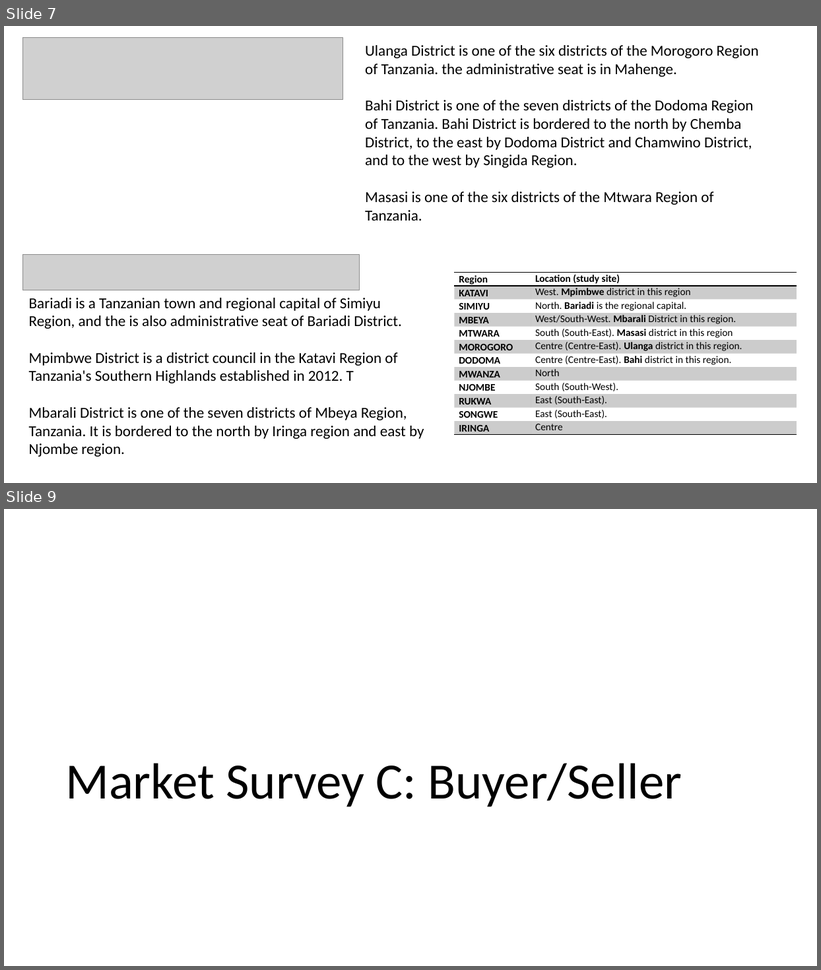
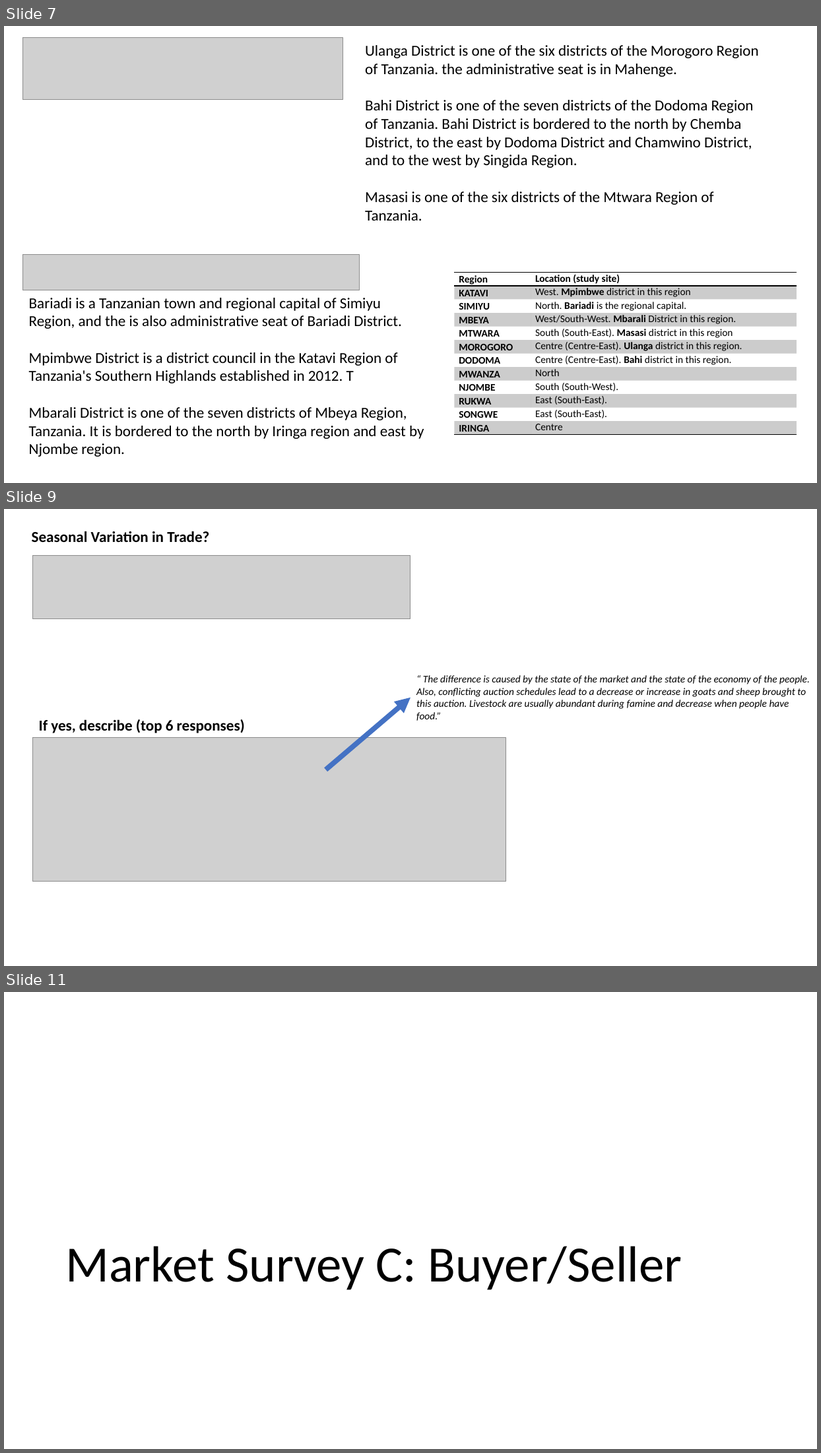
Before and after one commit to BethSavagar/Tanzania_markets, a slide deck: results-presentations/markets-descriptive-analysis.pptx. Shown one above the other, each under a label of ours: slides 7 and 9 before the commit, slides 7, 9 and 11 after it; the slides between them are not shown. The pictures are 821x970 and 821x1453 pixels, drawn with LibreOffice and Linux fonts; fonts in the diff are those of the drawing; grey boxes stand for pictures. Boxes give left, top, right and bottom in pixels: in the first picture for what was removed or moved away, otherwise in the second. Text is boxed around its words. In the diff, an @@ line names an element or a change of style, - is before the commit and + after.

```diff
--- a/results-presentations/markets-descriptive-analysis.pptx
+++ b/results-presentations/markets-descriptive-analysis.pptx
@@ slide 9 added at [4,509,817,966], background #FFFFFF @@
@@ text added at [32,531,209,542], 18 pt, text #000000, bold @@
+Seasonal Variation in Trade?
@@ picture added at [32,555,411,619] @@
@@ text added at [416,675,810,721], 12 pt, text #000000, italic @@
+“ The difference is caused by the state of the market and the state of the economy of the people. Also, conflicting auction schedules lead to a decrease or increase in goats and sheep brought to this auction. Livestock are usually abundant during famine and decrease when people have food.”
@@ arrow added from (326, 770) to (411, 698), #4472C4 6 pt @@
@@ text added at [39,720,245,733], 18 pt, text #000000, bold @@
+If yes, describe (top 6 responses)
@@ picture added at [32,738,506,882] @@
@@ what was slide 9 is now slide 11 @@
```
Also in this commit, not shown: 3 slides changed, 2 other slides added, 7 other files.
